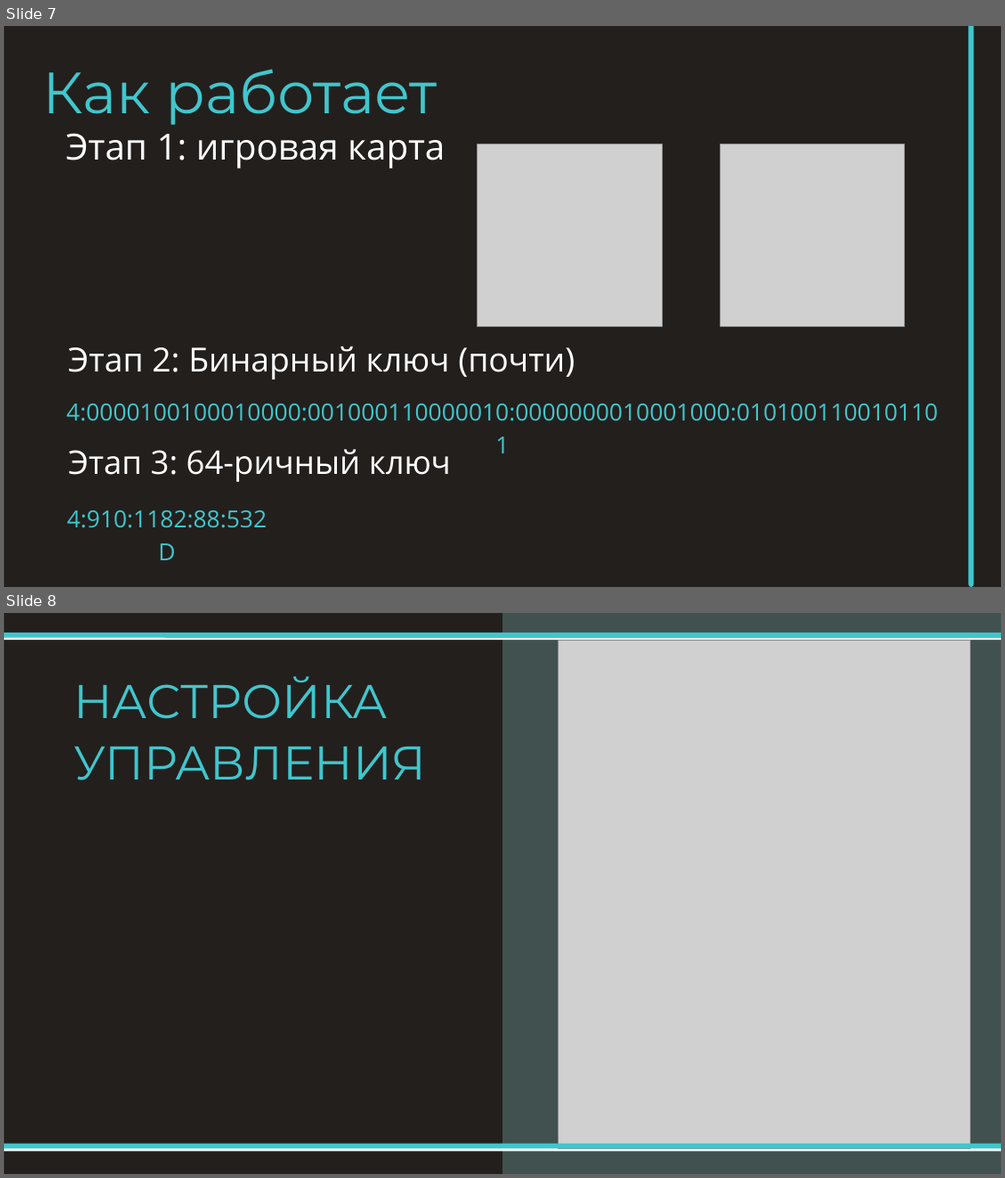
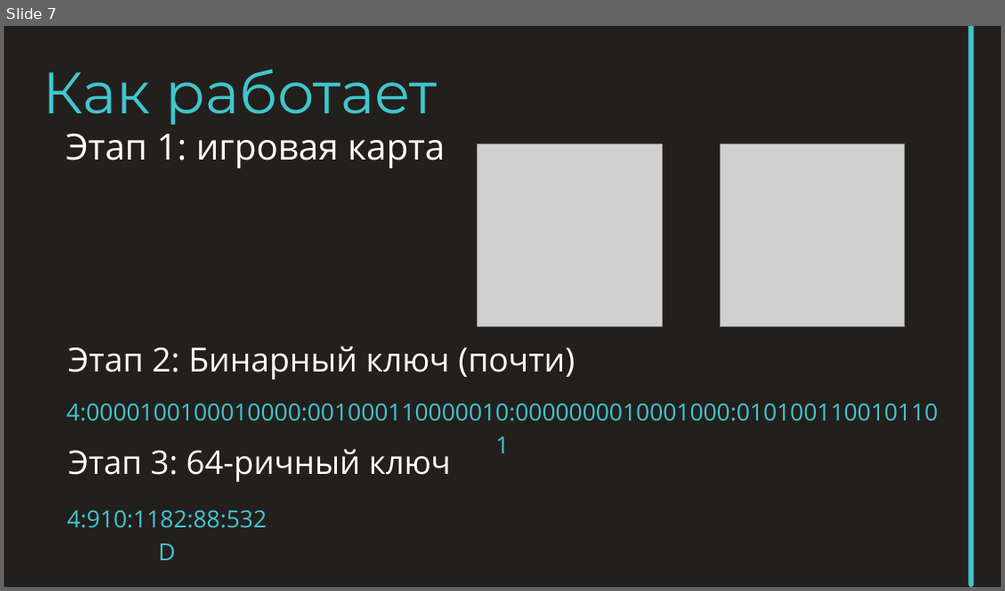
Before and after one commit to Nekro25/Alien-Miner, a slide deck: PRESENT/Инопланетный шахтер.pptx. Shown one above the other, each under a label of ours: slides 7 and 8 before the commit, slide 7 after it. The pictures are 1005x1178 and 1005x591 pixels, drawn with LibreOffice and Linux fonts; fonts in the diff are those of the drawing; grey boxes stand for pictures. Boxes give left, top, right and bottom in pixels: in the first picture for what was removed or moved away, otherwise in the second. Text is boxed around its words. In the diff, an @@ line names an element or a change of style, - is before the commit and + after.

```diff
--- a/PRESENT/Инопланетный шахтер.pptx
+++ b/PRESENT/Инопланетный шахтер.pptx
@@ slide 8 removed at (4,613,1001,1174), background #231F1D @@
@@ rectangle removed at (4,636,1001,640) @@
@@ line removed from (4, 635) to (1001, 635) @@
@@ rectangle removed at (502,613,1001,1174) @@
@@ picture removed at (558,641,970,1148) @@
@@ text removed at (73,676,427,780) @@
-НАСТРОЙКА УПРАВЛЕНИЯ
@@ line removed from (4, 1146) to (1001, 1146) @@
@@ rectangle removed at (4,1147,1001,1151) @@
```
Also in this commit, not shown: 5 slides changed, 4 slides added, 1 other file.
